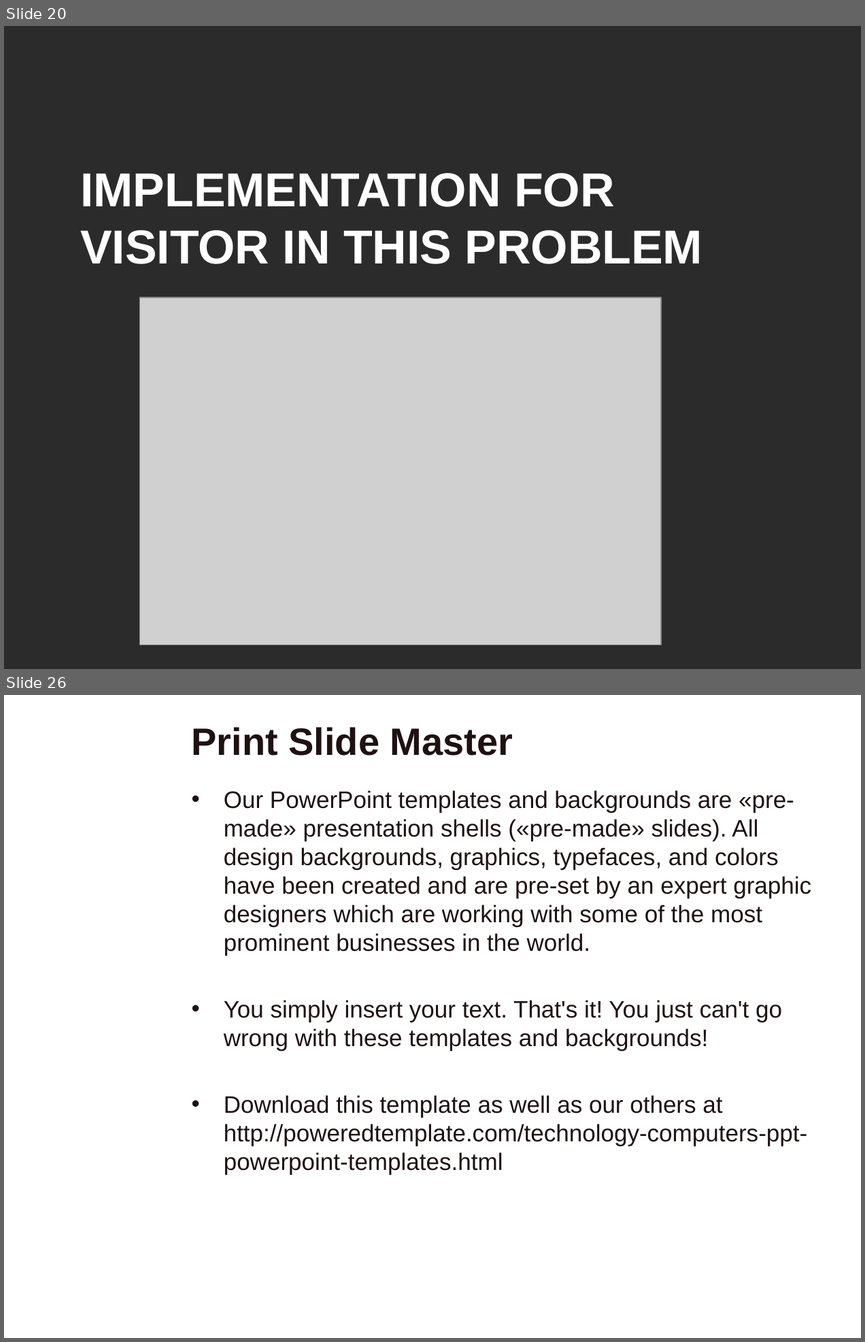
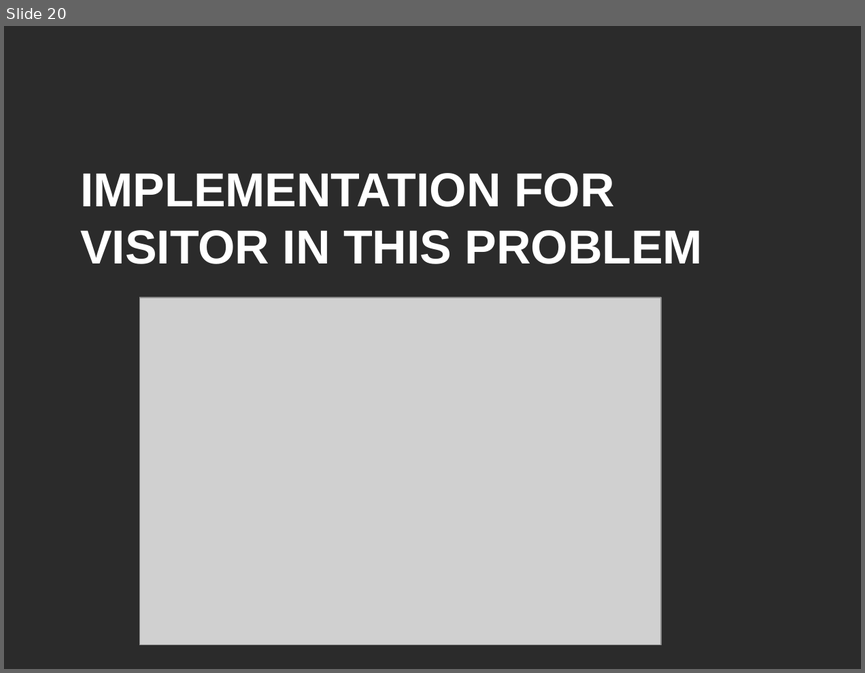
Before and after one commit to VThanhPhuc/CS202-Group-9, a slide deck: Design Pattern.pptx. Shown one above the other, each under a label of ours: slides 20 and 26 before the commit, slide 20 after it; the slides between them are not shown. The pictures are 865x1342 and 865x673 pixels, drawn with LibreOffice and Linux fonts; fonts in the diff are those of the drawing; grey boxes stand for pictures; background and template pictures are left out; a plain dark background stands for a picture behind light text. Boxes give left, top, right and bottom in pixels: in the first picture for what was removed or moved away, otherwise in the second. Text is boxed around its words. In the diff, an @@ line names an element or a change of style, - is before the commit and + after.

```diff
--- a/Design Pattern.pptx
+++ b/Design Pattern.pptx
@@ slide 26 removed at (4, 695, 861, 1338), background picture (left out) @@
@@ title removed at (192, 727, 513, 756) @@
-Print Slide Master
@@ text removed at (224, 790, 811, 1174) @@
-• Our PowerPoint templates and backgrounds are «pre-made» presentation shells («pre-made» slides). All design backgrounds, graphics, typefaces, and colors have been created and are pre-set by an expert graphic designers which are working with some of the most prominent businesses in the world.
-• You simply insert your text. That's it! You just can't go wrong with these templates and backgrounds!
-• Download this template as well as our others at http://poweredtemplate.com/technology-computers-ppt-powerpoint-templates.html
```
Also in this commit, not shown: 1 slide changed, 21 slides added, 6 other slides removed, 1 other file.
